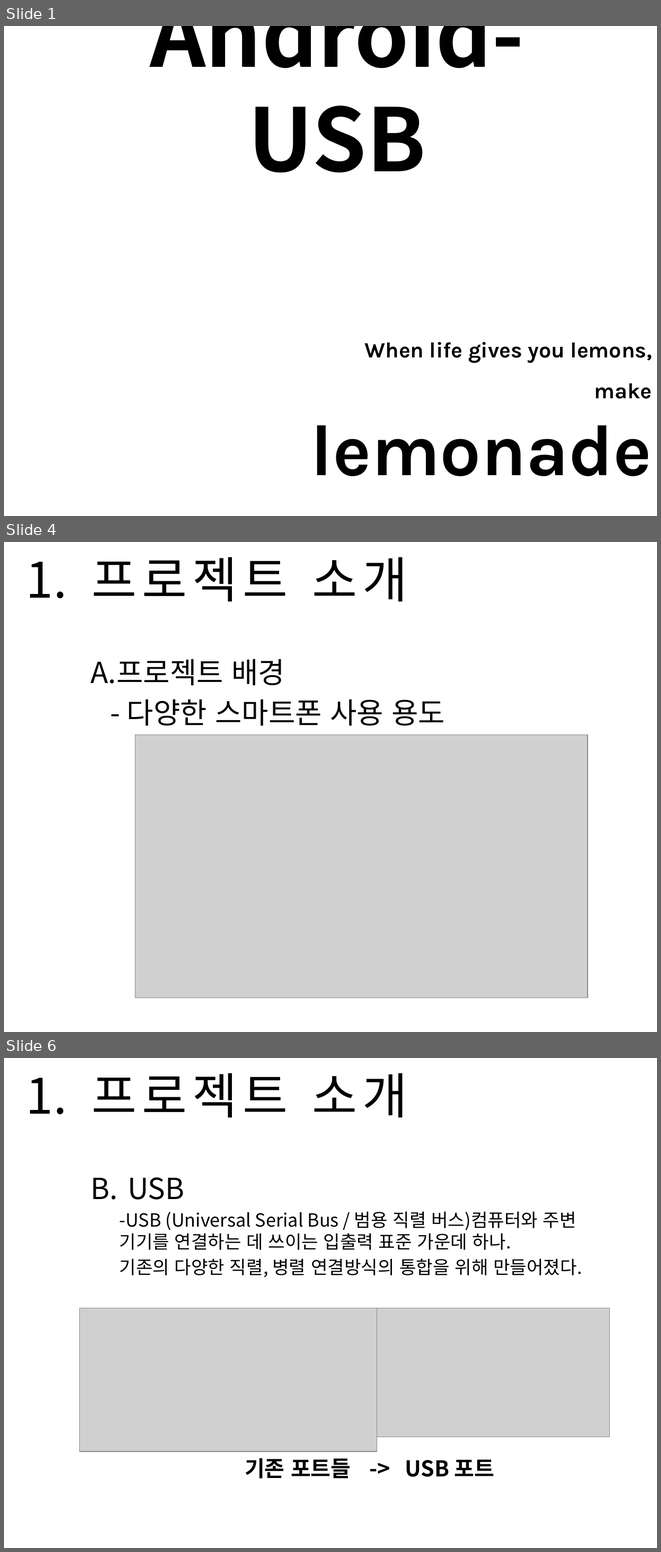
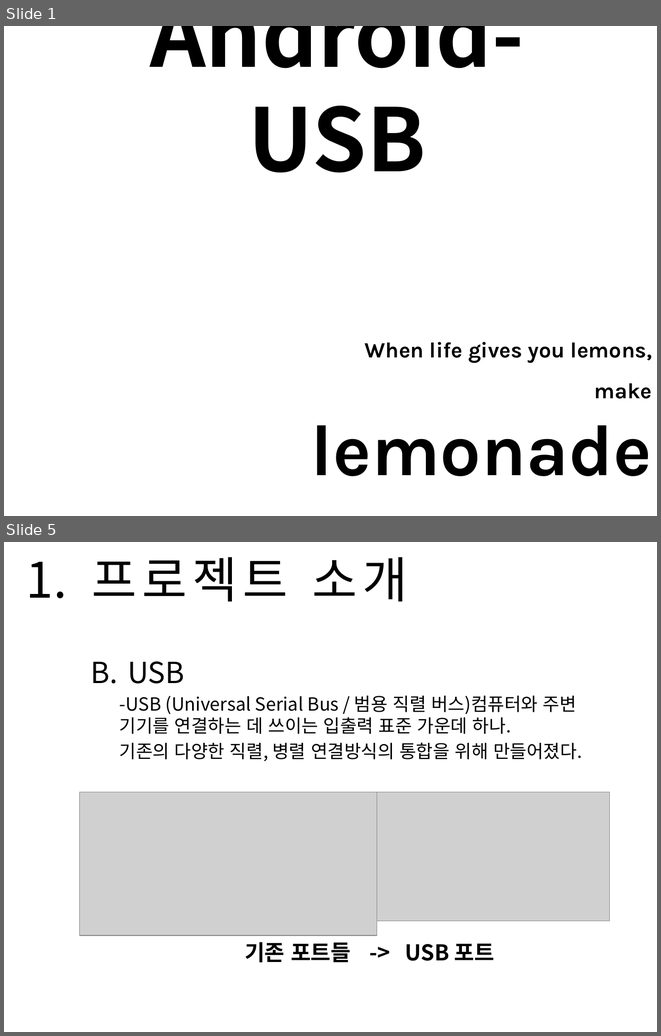
Before and after one commit to Sanghyun-Lee/Android-USB, a slide deck: Documents/presentation doc/proposal_presentation.pptx. Shown one above the other, each under a label of ours: slides 1, 4 and 6 before the commit, slides 1 and 5 after it; the slides between them are not shown. The pictures are 661x1552 and 661x1036 pixels, drawn with LibreOffice and Linux fonts; fonts in the diff are those of the drawing; grey boxes stand for pictures; background and template pictures are left out. Boxes give left, top, right and bottom in pixels: in the first picture for what was removed or moved away, otherwise in the second. Text is boxed around its words. In the diff, an @@ line names an element or a change of style, - is before the commit and + after.

```diff
--- a/Documents/presentation doc/proposal_presentation.pptx
+++ b/Documents/presentation doc/proposal_presentation.pptx
@@ slide 4 removed at [4,542,657,1032], background picture (left out) @@
@@ title removed at [91,557,408,602] @@
-1. 프로젝트 소개
@@ text removed at [91,659,445,726] @@
-A. 프로젝트 배경
-- 다양한 스마트폰 사용 용도
@@ picture removed at [135,734,588,998] @@
@@ what was slide 6 is now slide 5 @@
```
Also in this commit, not shown: 6 slides changed, 1 other slide removed.
